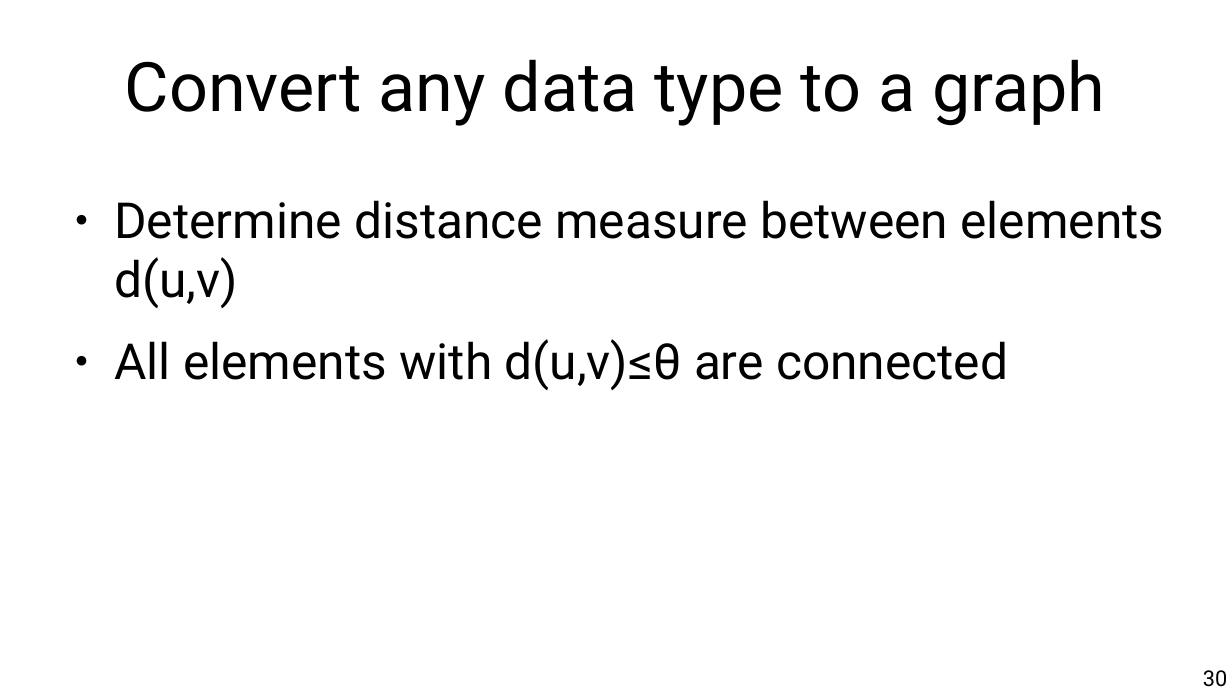
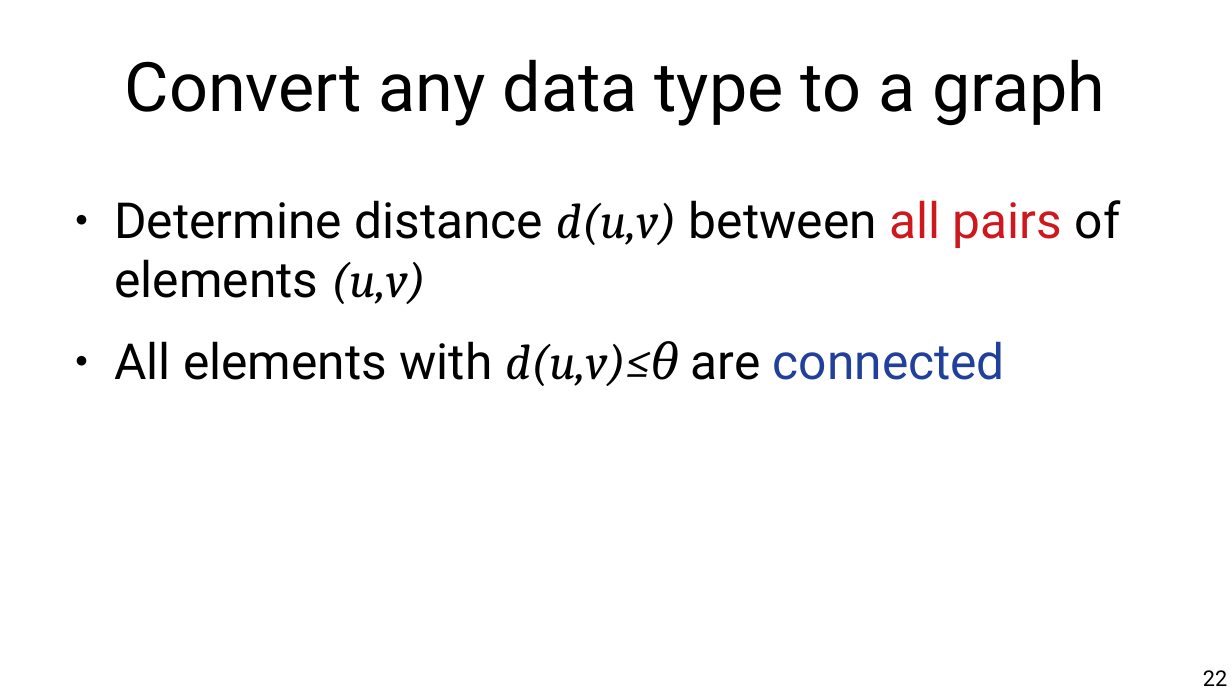
Before and after one commit to chatox/data-mining-course, a slide deck: slide 22 of theory/tt02_data_preparation.odp (slide 30 before the commit). Drawn at 1232x693 pixels with LibreOffice and Linux fonts; fonts in the diff are those of the drawing. Boxes give left, top, right and bottom in pixels: in the first picture for what was removed or moved away, otherwise in the second. Text is boxed around its words. In the diff, an @@ line names an element or a change of style, - is before the commit and + after.

```diff
--- a/theory/tt02_data_preparation.odp
+++ b/theory/tt02_data_preparation.odp
@@ text at bbox=[114, 200, 1121, 304]: text changed @@
-● Determine distance measure between elements d(u,v)
+● Determine distance d(u,v) between all pairs of elements (u,v)
@@ text at bbox=[114, 341, 1005, 386]: font Roboto to Cambria, italic on in "d(u,v)≤θ"; text colour #000000 to #21409A in "connected" @@
@@ page number at bbox=[1203, 670, 1227, 686]: text changed @@
-30
+22
```
Also in this commit, not shown: 30 other slides changed, 8 slides added, 12 slides removed.
